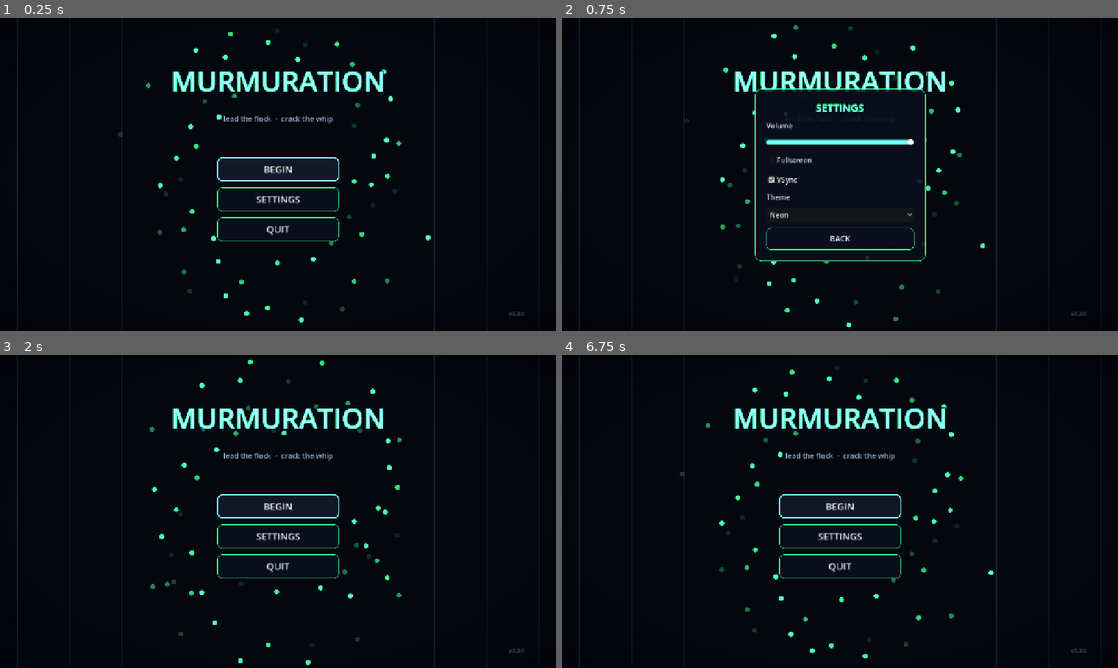
Above: before the commit, frames 1-4 (two rows, left to right).
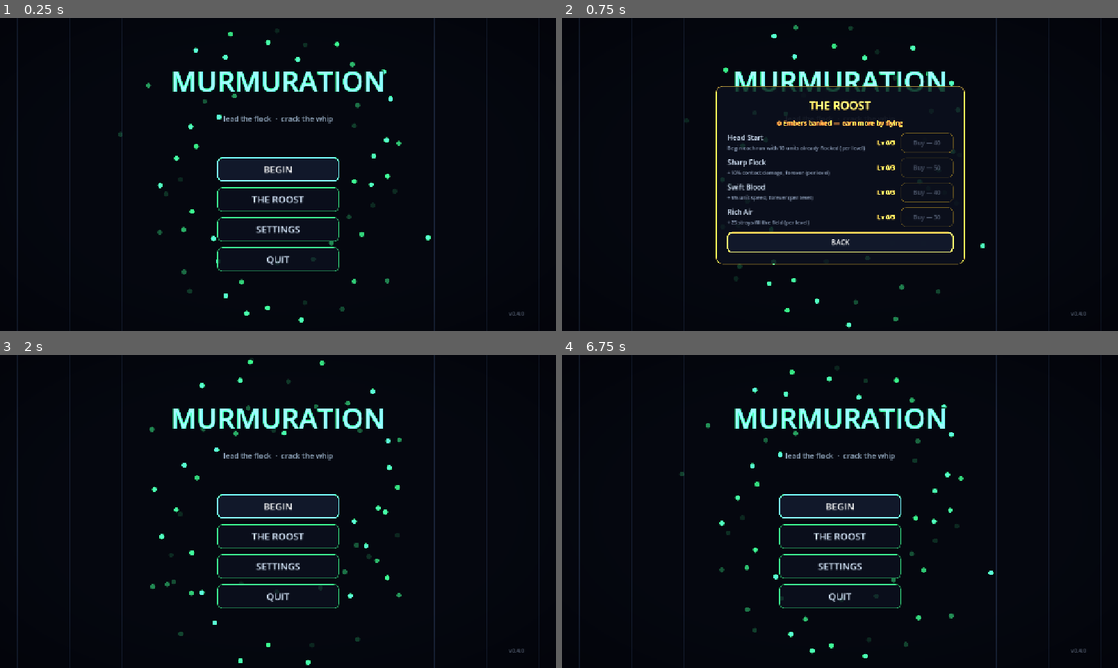
Above: after the commit, the same moments.

Repository: jadjoker/tdf
Game: Godot game, scene res://scenes/MainMenu.tscn
The game is run twice, just before and just after one commit, with the same random seed, the same clock (stepped at 60 frames per second) and the same inputs.
Inputs (mouse positions are in pixels of both pictures, inside the frame that each line leads up to):
- Up to frame 1 (0.25 s): no input
- Up to frame 2 (0.75 s): click (840, 199) at 0.5 s, where only the run after the commit has a clickable "THE ROOST"
- Up to frame 3 (2 s): click "BACK" at 1.25 s
- Up to frame 4 (6.75 s): click "BEGIN" at 2 s; tap Enter at 2.75 s; move the mouse to (962, 495) at 2.77 s; hold D (move_right) 2.78-3.5 s; tap R at 2.85 s; click (962, 495) at 2.92 s; tap Space at 3.02, 6.02 s; drag from (728, 527) to (817, 586) at 3.52 s; move the mouse to (895, 442) at 4.27 s; hold D (move_right) 4.28-5 s; tap 1 at 4.35 s; drag from (812, 574) to (762, 520) at 5.02 s; move the mouse to (1006, 558) at 5.77 s; hold A (move_left) 5.78-6.5 s; tap 3 at 5.85 s; tap Escape (ui_cancel) at 6.4 s; click "MENU" at 6.5 s

The runs differ from the first frame. In frame 1, 0.6% of the frame differs, in the area x 39-94%, y 56-96%; in frame 2, 5.3%, in the area x 27-94%, y 21-96%; in frame 3, 0.6%; in frame 4, 0.6%.

Commit message:
v0.4.0: the roguelite loop - Embers, The Roost, Sovereign bosses
- Embers: meta-currency banked at death (score/10 + bounties), persisted
- The Roost: main-menu meta shop with four 3-level permanent perks
  (Head Start / Sharp Flock / Swift Blood / Rich Air), pad-safe focus
- The Sovereign: boss-tier tank on a ~2min cadence, HP scales with run
  time, pays 8 strays + 50 Embers; center-screen announce system
- Death screen shows the Ember haul; version to 0.4.0; Deck build fresh

Co-Authored-By: Claude Fable 5 <noreply@anthropic.com>

Diff:
--- a/project.godot
+++ b/project.godot
@@ -11,7 +11,7 @@
 [application]
 
 config/name="Murmuration"
-config/version="0.3.0"
+config/version="0.4.0"
 run/main_scene="res://scenes/MainMenu.tscn"
 config/features=PackedStringArray("4.4", "Forward Plus")
 config/icon="res://icon.svg"
--- /dev/null
+++ b/scenes/Sovereign.tscn
@@ -0,0 +1,6 @@
+[gd_scene load_steps=2 format=3]
+
+[ext_resource type="Script" path="res://scripts/sovereign.gd" id="1_sov"]
+
+[node name="Sovereign" type="Node2D"]
+script = ExtResource("1_sov")
--- a/scripts/enemy.gd
+++ b/scripts/enemy.gd
@@ -33,6 +33,7 @@
 var plow_kick: float = 0.0      # velocity imparted to units per px of overlap (bowling pins)
 var knock_resist: float = 0.0   # 0..1 — resistance to grind/knockback impulses
 var stray_drop: int = 1         # strays left behind on death (also score weight)
+var ember_bonus: int = 0        # meta-currency bounty (Sovereigns)
 
 signal died(enemy)
 
--- a/scripts/main_menu.gd
+++ b/scripts/main_menu.gd
@@ -7,21 +7,29 @@
 const GS = preload("res://scripts/game_settings.gd")
 const UIS = preload("res://scripts/ui_style.gd")
 const TP = preload("res://scripts/theme_palette.gd")
+const MP = preload("res://scripts/meta_progress.gd")
 
 const AMBIENT_COUNT := 56
 
 var _t: float = 0.0
 var _menu_box: VBoxContainer
 var _settings_panel: PanelContainer
+var _roost_panel: PanelContainer
+var _roost_embers: Label
+var _roost_rows: Dictionary = {}    # perk id -> {level: Label, btn: Button}
+var _roost_back_btn: Button
 var _begin_btn: Button
 var _vol_slider: HSlider
 var _title: Label
 
 
 func _unhandled_input(event: InputEvent) -> void:
-	# B / Esc backs out of settings (Deck convention)
-	if event.is_action_pressed("ui_cancel") and _settings_panel != null and _settings_panel.visible:
-		_on_settings_back()
+	# B / Esc backs out of sub-panels (Deck convention)
+	if event.is_action_pressed("ui_cancel"):
+		if _settings_panel != null and _settings_panel.visible:
+			_on_settings_back()
+		elif _roost_panel != null and _roost_panel.visible:
+			_on_roost_back()
 
 
 func _ready() -> void:
@@ -128,9 +136,12 @@
 	layer.add_child(_menu_box)
 
 	_begin_btn = _menu_button("BEGIN", _on_begin)
+	_menu_button("THE ROOST", _on_roost)
 	_menu_button("SETTINGS", _on_settings)
 	_menu_button("QUIT", _on_quit)
 	_begin_btn.grab_focus()   # controller/keyboard navigation works out of the box
+
+	_build_roost(layer)
 
 	# Settings panel (hidden until opened)
 	_settings_panel = UIS.centered_panel(UIS.MINT)
@@ -200,6 +211,113 @@
 	settings_box.add_child(back)
 
 
+func _build_roost(layer: CanvasLayer) -> void:
+	_roost_panel = UIS.centered_panel(UIS.GOLD)
+	_roost_panel.visible = false
+	layer.add_child(_roost_panel)
+
+	var box := VBoxContainer.new()
+	box.add_theme_constant_override("separation", 12)
+	box.custom_minimum_size = Vector2(520.0, 0.0)
+	_roost_panel.add_child(box)
+
+	var title := Label.new()
+	title.text = "THE ROOST"
+	title.add_theme_font_size_override("font_size", 26)
+	title.modulate = UIS.GOLD
+	title.horizontal_alignment = HORIZONTAL_ALIGNMENT_CENTER
+	box.add_child(title)
+
+	_roost_embers = Label.new()
+	_roost_embers.add_theme_font_size_override("font_size", 15)
+	_roost_embers.modulate = Color(2.4, 1.4, 0.5)
+	_roost_embers.horizontal_alignment = HORIZONTAL_ALIGNMENT_CENTER
+	box.add_child(_roost_embers)
+
+	for id in MP.PERKS:
+		var perk: Dictionary = MP.PERKS[id]
+		var row := HBoxContainer.new()
+		row.add_theme_constant_override("separation", 14)
+		box.add_child(row)
+
+		var info := VBoxContainer.new()
+		info.size_flags_horizontal = Control.SIZE_EXPAND_FILL
+		row.add_child(info)
+
+		var name_lbl := Label.new()
+		name_lbl.text = perk["name"]
+		name_lbl.add_theme_font_size_override("font_size", 16)
+		name_lbl.modulate = UIS.TEXT
+		info.add_child(name_lbl)
+
+		var desc_lbl := Label.new()
+		desc_lbl.text = perk["desc"]
+		desc_lbl.add_theme_font_size_override("font_size", 12)
+		desc_lbl.modulate = UIS.TEXT_DIM
+		info.add_child(desc_lbl)
+
+		var lvl_lbl := Label.new()
+		lvl_lbl.add_theme_font_size_override("font_size", 14)
+		lvl_lbl.modulate = UIS.GOLD
+		row.add_child(lvl_lbl)
+
+		var buy := Button.new()
+		UIS.style_button(buy, UIS.GOLD, 14)
+		buy.custom_minimum_size = Vector2(120.0, 38.0)
+		buy.pressed.connect(_on_roost_buy.bind(id))
+		row.add_child(buy)
+
+		_roost_rows[id] = {"level": lvl_lbl, "btn": buy}
+
+	var back := Button.new()
+	back.text = "BACK"
+	UIS.style_button(back, UIS.GOLD, 16)
+	back.pressed.connect(_on_roost_back)
+	box.add_child(back)
+	_roost_back_btn = back
+
+
+func _refresh_roost() -> void:
+	_roost_embers.text = "%d Embers banked — earn more by flying" % MP.embers()
+	for id in _roost_rows:
+		var refs: Dictionary = _roost_rows[id]
+		var lvl: int = MP.perk(id)
+		var maxed: bool = lvl >= int(MP.PERKS[id]["max"])
+		refs["level"].text = "Lv %d/%d" % [lvl, MP.PERKS[id]["max"]]
+		if maxed:
+			refs["btn"].text = "MAXED"
+			refs["btn"].disabled = true
+		else:
+			refs["btn"].text = "Buy — %d" % MP.cost(id)
+			refs["btn"].disabled = not MP.can_buy(id)
+
+
+func _on_roost() -> void:
+	_menu_box.visible = false
+	_refresh_roost()
+	_roost_panel.visible = true
+	# Focus the first affordable perk; if broke, BACK (never strand the pad)
+	var focused := false
+	for id in _roost_rows:
+		if not _roost_rows[id]["btn"].disabled:
+			_roost_rows[id]["btn"].grab_focus()
+			focused = true
+			break
+	if not focused and _roost_back_btn != null:
+		_roost_back_btn.grab_focus()
+
+
+func _on_roost_buy(id: String) -> void:
+	if MP.buy(id):
+		_refresh_roost()
+
+
+func _on_roost_back() -> void:
+	_roost_panel.visible = false
+	_menu_box.visible = true
+	_begin_btn.grab_focus()
+
+
 func _menu_button(label: String, handler: Callable) -> Button:
 	var btn := Button.new()
 	btn.text = label
--- /dev/null
+++ b/scripts/meta_progress.gd
@@ -0,0 +1,52 @@
+extends RefCounted
+
+# Roguelite meta-progression: Embers are earned every run (score/10 + boss
+# bounties) and spent in The Roost on permanent perks. Persisted in save.cfg [meta].
+
+const SAVE_PATH := "user://save.cfg"
+
+const PERKS := {
+	"head_start": {"name": "Head Start", "desc": "Begin each run with 10 units already flocked (per level)", "per": 10, "max": 3, "base_cost": 40},
+	"sharp_flock": {"name": "Sharp Flock", "desc": "+10% contact damage, forever (per level)", "per": 10, "max": 3, "base_cost": 50},
+	"swift_blood": {"name": "Swift Blood", "desc": "+5% unit speed, forever (per level)", "per": 5, "max": 3, "base_cost": 40},
+	"rich_air": {"name": "Rich Air", "desc": "+25 strays fill the field (per level)", "per": 25, "max": 3, "base_cost": 30},
+}
+
+
+static func _load() -> ConfigFile:
+	var cfg := ConfigFile.new()
+	cfg.load(SAVE_PATH)
+	return cfg
+
+
+static func embers() -> int:
+	return _load().get_value("meta", "embers", 0)
+
+
+static func add_embers(n: int) -> void:
+	var cfg := _load()
+	cfg.set_value("meta", "embers", int(cfg.get_value("meta", "embers", 0)) + n)
+	cfg.save(SAVE_PATH)
+
+
+static func perk(id: String) -> int:
+	return _load().get_value("meta", "perk_" + id, 0)
+
+
+static func cost(id: String) -> int:
+	return int(PERKS[id]["base_cost"]) * (perk(id) + 1)
+
+
+static func can_buy(id: String) -> bool:
+	return perk(id) < int(PERKS[id]["max"]) and embers() >= cost(id)
+
+
+static func buy(id: String) -> bool:
+	if not can_buy(id):
+		return false
+	var cfg := _load()
+	var price: int = cost(id)
+	cfg.set_value("meta", "embers", int(cfg.get_value("meta", "embers", 0)) - price)
+	cfg.set_value("meta", "perk_" + id, perk(id) + 1)
+	cfg.save(SAVE_PATH)
+	return true
--- a/scripts/phase_1.gd
+++ b/scripts/phase_1.gd
@@ -90,6 +90,7 @@
 # offers 3 of these (all stack; multiplicative where sensible)
 const UIS = preload("res://scripts/ui_style.gd")
 const TP = preload("res://scripts/theme_palette.gd")
+const MP = preload("res://scripts/meta_progress.gd")
 
 const UPGRADE_POOL := [
 	{"id": "damage", "name": "Pointier Flock", "desc": "+20% contact damage", "color": Color(2.2, 0.8, 0.4)},
@@ -138,6 +139,12 @@
 var _sling_charge: float = 0.0
 var _sling_ballistic: float = 0.0
 var _pulse_cd: float = 0.0
+
+# Roguelite layer: Embers earned this run, Sovereign boss cadence
+var run_embers: int = 0
+var _sovereign_timer: float = 150.0
+var _announce_label: Label = null
+var _announce_alpha: float = 0.0
 
 
 func _unhandled_input(event: InputEvent) -> void:
@@ -220,6 +227,12 @@
 	TP.apply_saved()
 	_apply_world_theme()
 	_load_save()
+
+	# Permanent Roost perks shape the run before anything spawns
+	damage_mult *= 1.0 + 0.10 * float(MP.perk("sharp_flock"))
+	unit_speed_mult *= 1.0 + 0.05 * float(MP.perk("swift_blood"))
+	follower_count += 25 * MP.perk("rich_air")
+
 	spawn_followers()
 	_build_swarm_renderers()
 	_build_perf_hud()
@@ -237,6 +250,16 @@
 		var ob := preload("res://scripts/onboarding.gd").new()
 		ob.name = "Onboarding"
 		add_child(ob)
+
+	# Head Start perk: the nearest strays are already yours
+	var hs: int = MP.perk("head_start") * 10
+	if hs > 0:
+		var strays: Array = get_tree().get_nodes_in_group("stray")
+		var anchor: Vector2 = player.global_position
+		strays.sort_custom(func(a, b):
+			return anchor.distance_squared_to(a.global_position) < anchor.distance_squared_to(b.global_position))
+		for i in range(mini(hs, strays.size())):
+			strays[i]._on_body_entered(player)
 	if perf_logging:
 		_perf_logger = preload("res://scripts/perf_logger.gd").new()
 		add_child(_perf_logger)
@@ -256,6 +279,10 @@
 		if _combo_timer <= 0.0:
 			_combo = 0
 			_update_kills_label()
+
+	if _announce_alpha > 0.0 and _announce_label != null:
+		_announce_alpha = maxf(_announce_alpha - delta * 0.55, 0.0)
+		_announce_label.modulate.a = minf(_announce_alpha, 1.0)
 
 
 func _build_swarm_renderers() -> void:
@@ -381,6 +408,17 @@
 	_perf_label.visible = OS.is_debug_build()
 	layer.add_child(_perf_label)
 
+	# Event announcements (Sovereign arrivals/bounties), center-high, self-fading
+	_announce_label = Label.new()
+	_announce_label.add_theme_font_size_override("font_size", 30)
+	_announce_label.modulate = Color(2.0, 1.6, 0.8, 0.0)
+	UIS.outline(_announce_label, 8)
+	_announce_label.horizontal_alignment = HORIZONTAL_ALIGNMENT_CENTER
+	_announce_label.size = Vector2(1000.0, 40.0)
+	_announce_label.set_anchors_and_offsets_preset(Control.PRESET_CENTER, Control.PRESET_MODE_KEEP_SIZE)
+	_announce_label.position += Vector2(0.0, -200.0)
+	layer.add_child(_announce_label)
+
 
 func _update_perf_hud(delta: float) -> void:
 	_perf_accum += delta
@@ -518,6 +556,12 @@
 
 	# G5 difficulty curve: spawns quicken and the cap grows as minutes pass
 	var minutes: float = float(Time.get_ticks_msec() - _run_start_ms) / 60000.0
+
+	# The Sovereign descends on a cadence — every run gets boss rhythm
+	_sovereign_timer -= delta
+	if _sovereign_timer <= 0.0:
+		_sovereign_timer = 130.0
+		_spawn_sovereign(minutes)
 	var interval: float = maxf(enemy_spawn_interval / (1.0 + minutes * 0.35), 1.2)
 	var cap: int = mini(max_enemies + int(minutes * 2.0), 16)
 
@@ -621,6 +665,26 @@
 	e.died.connect(_on_enemy_died)
 	if e.has_signal("ate_unit"):
 		e.ate_unit.connect(_on_unit_eaten)
+
+
+func _spawn_sovereign(minutes: float) -> void:
+	var e: Node2D = preload("res://scenes/Sovereign.tscn").instantiate()
+	add_child(e)
+	var a: float = randf() * TAU
+	e.global_position = player.global_position + Vector2(cos(a), sin(a)) * 1100.0
+	e.set_target(player)
+	e.max_health *= 1.0 + minutes * 0.2
+	e.health = e.max_health
+	e.died.connect(_on_enemy_died)
+	_announce("A  SOVEREIGN  DESCENDS")
+	play_sfx("lunge", 0.5)
+	add_trauma(0.25)
+
+
+func _announce(text: String) -> void:
+	if _announce_label != null:
+		_announce_label.text = text
+		_announce_alpha = 1.6   # holds ~1.7s then fades
 
 
 func _pick_enemy_scene(minutes: float) -> PackedScene:
@@ -692,6 +756,12 @@
 
 	var pos: Vector2 = e.global_position
 
+	# Sovereign bounty: instant Embers + fanfare
+	if e.ember_bonus > 0:
+		run_embers += e.ember_bonus
+		_announce("SOVEREIGN  DOWN   ·   +%d EMBERS" % e.ember_bonus)
+		add_trauma(0.3)
+
 	# Impact feedback scales with the chain
 	add_trauma(0.3 + 0.08 * float(_combo))
 	_hit_stop()
@@ -740,13 +810,15 @@
 	Engine.time_scale = 1.0
 	play_sfx("gameover")
 
-	# Persist bests
+	# Persist bests + bank the run's Embers (roguelite loop)
 	var secs_run: int = int(float(Time.get_ticks_msec() - _run_start_ms) / 1000.0)
 	var new_best: bool = score > best_score
 	if new_best:
 		best_score = score
 	best_time_s = maxi(best_time_s, secs_run)
 	_write_save()
+	run_embers += score / 10
+	MP.add_embers(run_embers)
 
 	get_tree().paused = true
 
@@ -795,6 +867,13 @@
 	stats.modulate = UIS.TEXT_DIM
 	stats.horizontal_alignment = HORIZONTAL_ALIGNMENT_CENTER
 	box.add_child(stats)
+
+	var embers_lbl := Label.new()
+	embers_lbl.text = "+%d Embers gathered   ·   Roost holds %d" % [run_embers, MP.embers()]
+	embers_lbl.add_theme_font_size_override("font_size", 17)
+	embers_lbl.modulate = Color(2.4, 1.4, 0.5)
+	embers_lbl.horizontal_alignment = HORIZONTAL_ALIGNMENT_CENTER
+	box.add_child(embers_lbl)
 
 	var spacer := Control.new()
 	spacer.custom_minimum_size = Vector2(0.0, 6.0)
--- /dev/null
+++ b/scripts/sovereign.gd
@@ -0,0 +1,18 @@
+extends "res://scripts/heavy_tank.gd"
+
+# The Sovereign — boss-tier tank that descends on a timer, giving every run
+# a rhythm: survive → boss → payday. Massive, nearly unstoppable, pays out
+# a fortune in strays and Embers.
+
+
+func _ready() -> void:
+	super()
+	max_health = 1400.0
+	health = max_health
+	body_radius = 46.0
+	move_speed = 70.0
+	stray_drop = 8
+	ember_bonus = 50
+	plow_kick = 40.0
+	knock_resist = 0.96
+	knockback_scale = 0.005
--- a/tools/screenshot_tool.gd
+++ b/tools/screenshot_tool.gd
@@ -39,6 +39,8 @@
 				"upgrade": phase._show_upgrade_choice()
 				"gameover": phase._trigger_game_over()
 				"pause": phase.toggle_pause()
+		elif _forced_screen == "roost" and current_scene.has_method("_on_roost"):
+			current_scene._on_roost()
 	if _frames >= 100 and not _done:
 		_done = true
 		var img: Image = root.get_texture().get_image()
Not shown, added: scripts/meta_progress.gd.uid
Not shown, added: scripts/sovereign.gd.uid
Not shown, changed: PROJECT_BIBLE.md
Not shown, changed: dist/murmuration.x86_64
